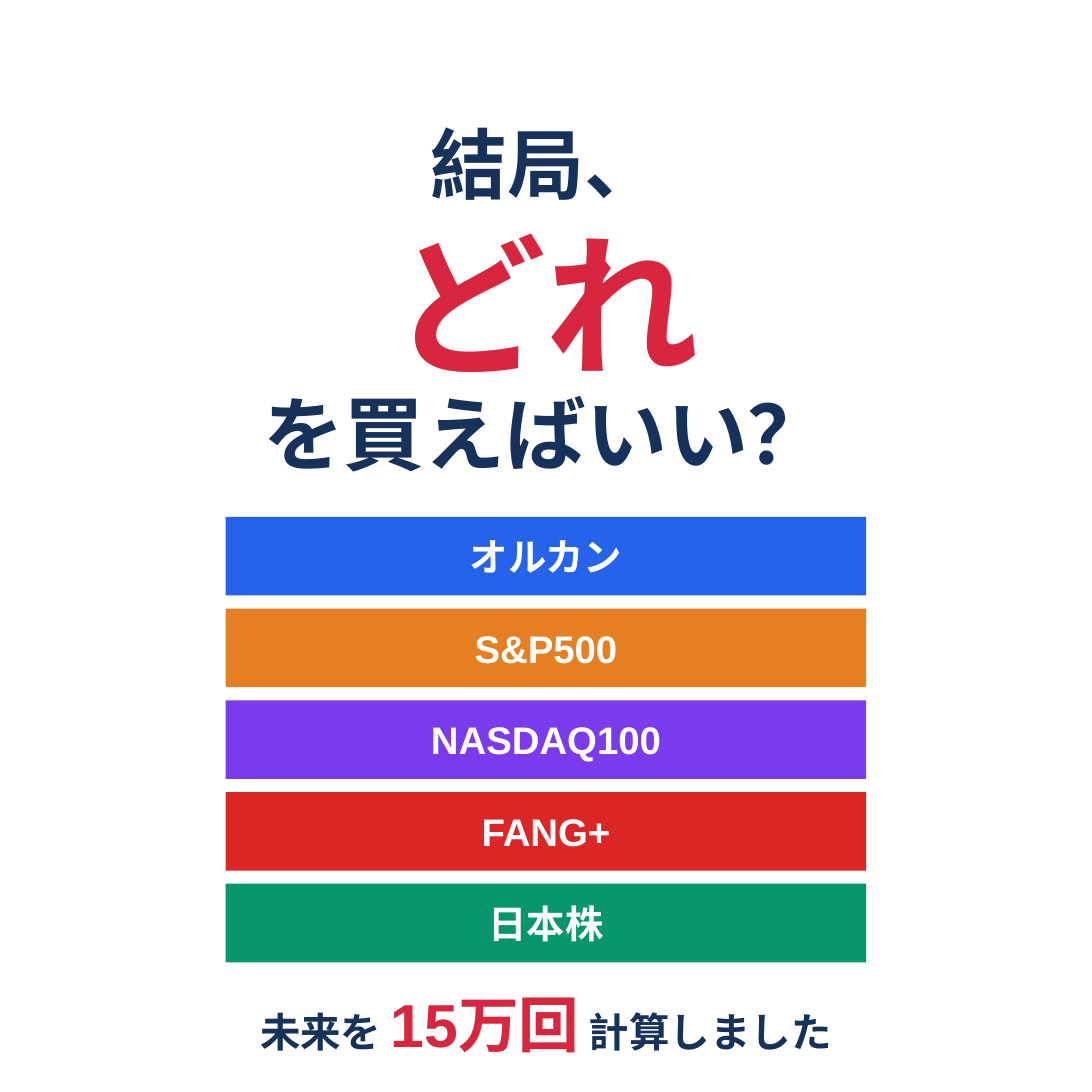
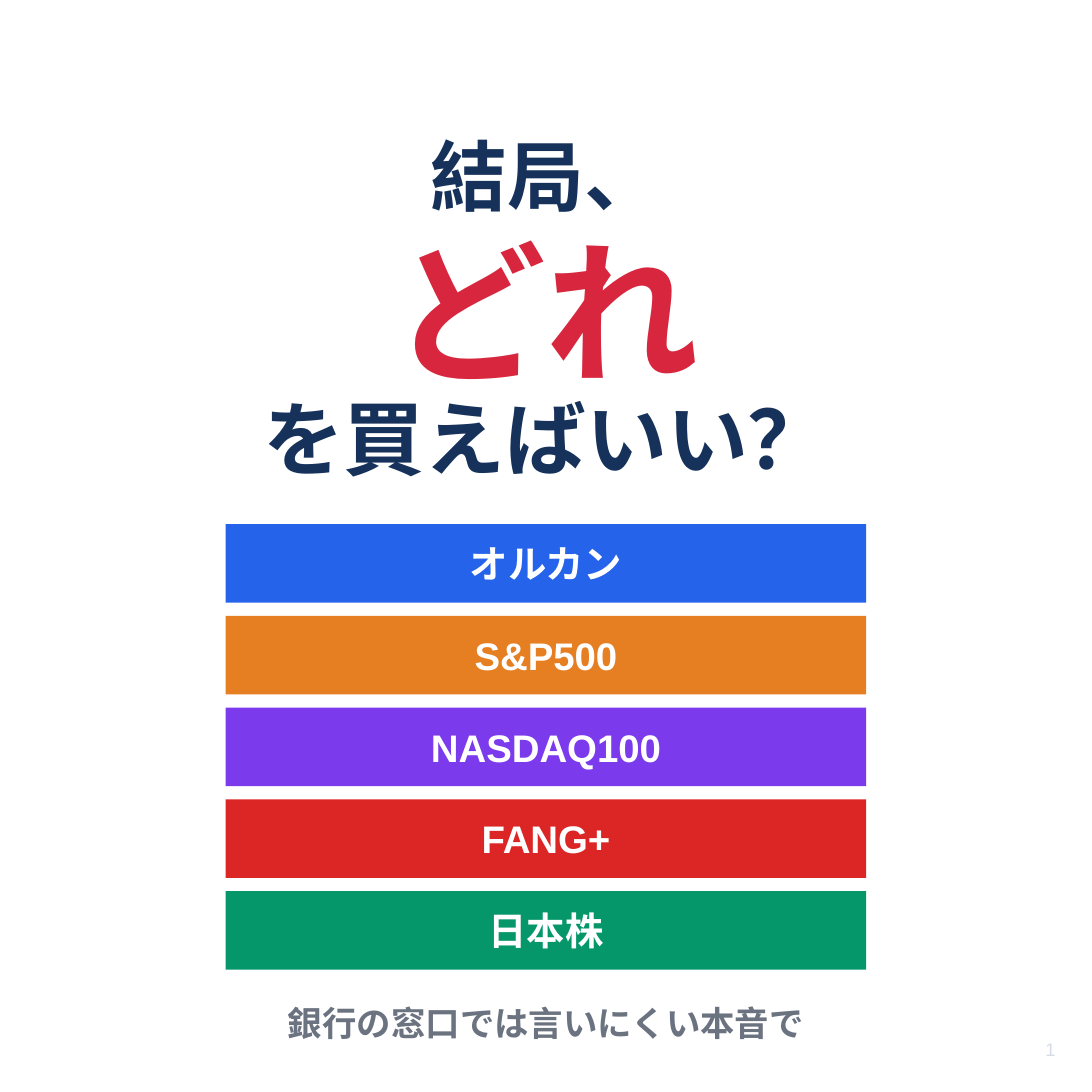
Before and after one commit to kobanker/test-project, a slide deck: slide 1 of youtube/2026-07-28-slides-5fund.pptx. Drawn at 1092x1092 pixels with LibreOffice and Linux fonts; fonts in the diff are those of the drawing. Boxes give left, top, right and bottom in pixels: in the first picture for what was removed or moved away, otherwise in the second. Text is boxed around its words. In the diff, an @@ line names an element or a change of style, - is before the commit and + after.

```diff
--- a/youtube/2026-07-28-slides-5fund.pptx
+++ b/youtube/2026-07-28-slides-5fund.pptx
@@ 3 texts: place and size @@
-3 texts at bbox=[392, 127, 699, 762]
+3 texts at bbox=[392, 139, 699, 769]
@@ rectangle at bbox=[226, 524, 866, 603]: fill #E67E22 to #2563EB @@
@@ rectangle removed at bbox=[226, 517, 866, 596] @@
@@ 5 texts: place and size @@
-5 texts at bbox=[263, 396, 829, 942]
+5 texts at bbox=[263, 401, 829, 949]
@@ rectangle at bbox=[226, 616, 866, 695]: fill #7C3AED to #E67E22 @@
@@ 4 rectangles: place and size @@
-4 rectangles at bbox=[226, 609, 866, 962]
+4 rectangles at bbox=[226, 524, 866, 878]
@@ rectangle at bbox=[226, 708, 866, 786]: fill #DC2626 to #7C3AED @@
@@ rectangle at bbox=[226, 799, 866, 878]: fill #059669 to #DC2626 @@
@@ rectangle added at bbox=[226, 891, 866, 970], fill #059669 @@
@@ text removed at bbox=[260, 998, 832, 1053] @@
-未来を 15万回 計算しました
@@ text added at bbox=[288, 1006, 804, 1039], 17 pt, text #6B7280, bold @@
+銀行の窓口では言いにくい本音で
@@ text added at bbox=[1045, 1044, 1055, 1056], 9 pt, text #D5DCE6 @@
+1
```
Also in this commit, not shown: 25 other slides changed, 22 slides added, 4 slides removed, 2 other files.
